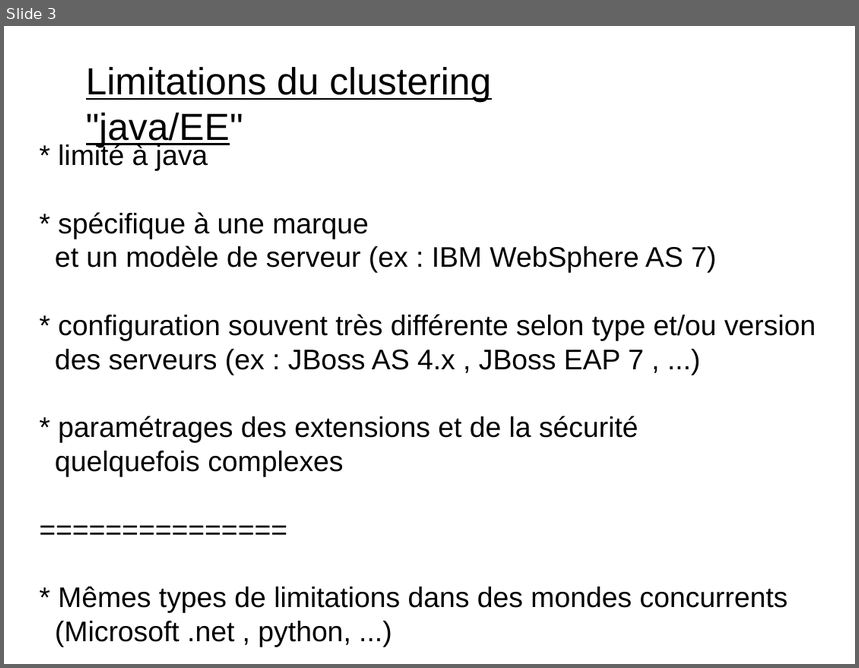
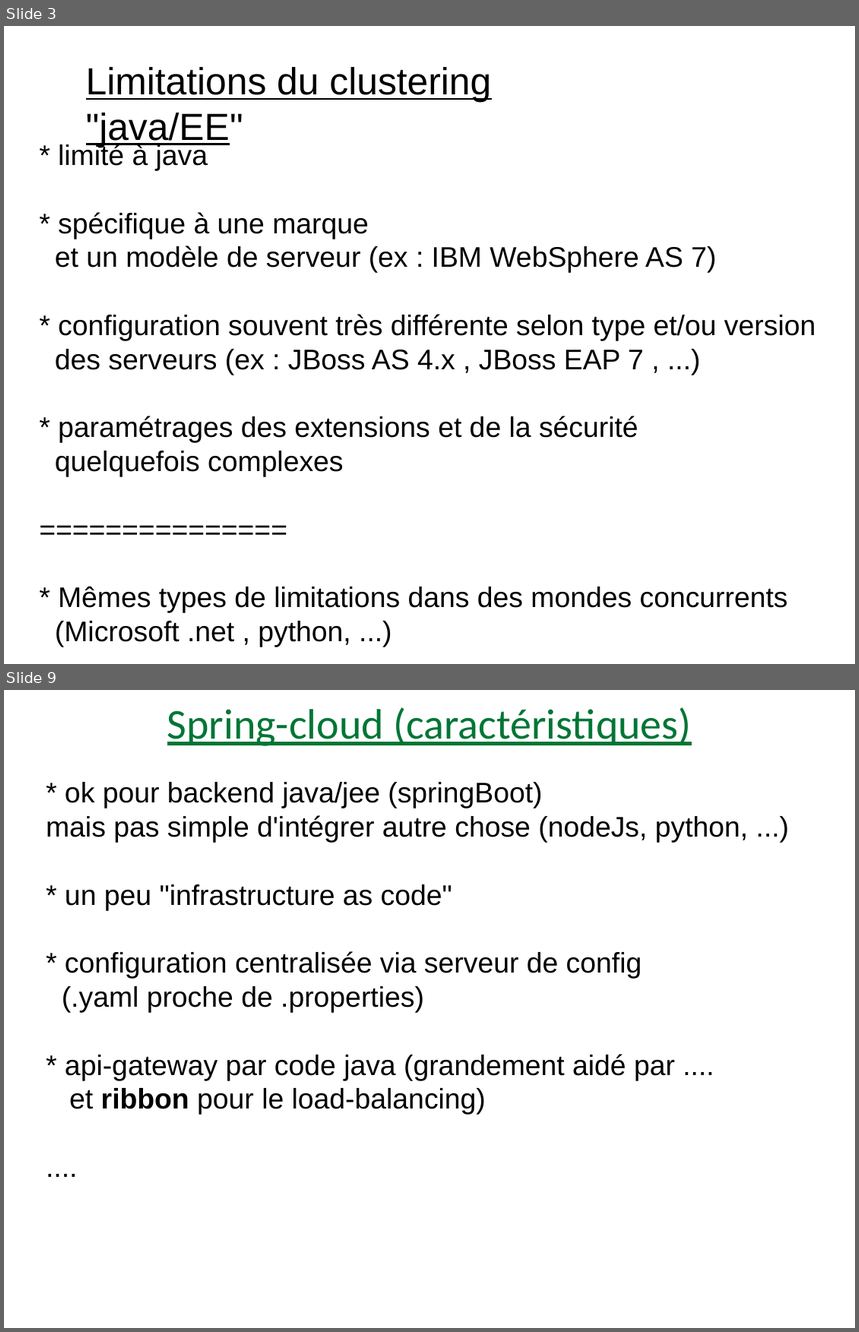
Before and after one commit to didier-tp/afc2021, a slide deck: docs/infrastructures_cloud_et_microservices.pptx. Shown one above the other, each under a label of ours: slide 3 before the commit, slides 3 and 9 after it; the slides between them are not shown. The pictures are 859x668 and 859x1332 pixels, drawn with LibreOffice and Linux fonts; fonts in the diff are those of the drawing. Boxes give left, top, right and bottom in pixels: in the first picture for what was removed or moved away, otherwise in the second. Text is boxed around its words. In the diff, an @@ line names an element or a change of style, - is before the commit and + after.

```diff
--- a/docs/infrastructures_cloud_et_microservices.pptx
+++ b/docs/infrastructures_cloud_et_microservices.pptx
@@ slide 9 added at box(4, 690, 855, 1328), background #FFFFFF @@
@@ text added at box(167, 707, 691, 746), 36 pt, text #007635, underline @@
+Spring-cloud (caractéristiques)
@@ text added at box(46, 782, 748, 1115), 24 pt, text #000000 @@
+* ok pour backend java/jee (springBoot)
+mais pas simple d'intégrer autre chose (nodeJs, python, ...)
+* un peu "infrastructure as code"
+* configuration centralisée via serveur de config
+(.yaml proche de .properties)
+* api-gateway par code java (grandement aidé par ....
+et ribbon pour le load-balancing)
+....
```
Also in this commit, not shown: 5 slides changed, 3 other slides added, 3 slides removed, 6 other files.
